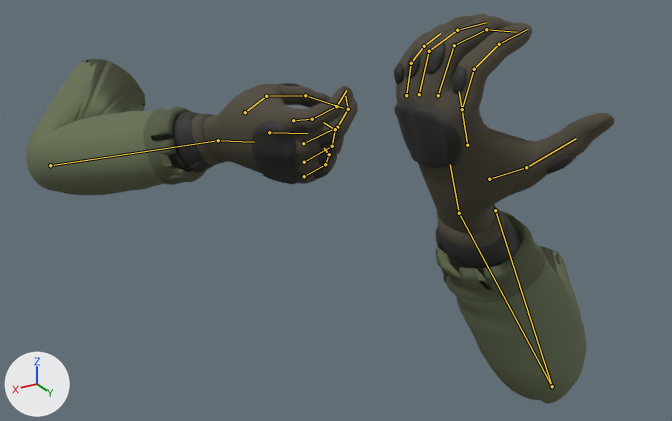
Renders of the glTF model assets/models/arms/arms.glb from each side of a commit.
Rendered twice from a 50 mm camera at (0.53, 0.932, 0.026) aimed at (0.094, 0.204, -0.338). Lighting does not change. The marker at lower left points along +X, +Y and +Z. The first picture is the older version. Both versions are drawn at frame 0 of the action 'aeg_Hold'; the numbers are the values there. The bones that change, and the others that lie on the model, are drawn over the model as lines.

The first picture shows 'Arm_L', 'Arm_R'.
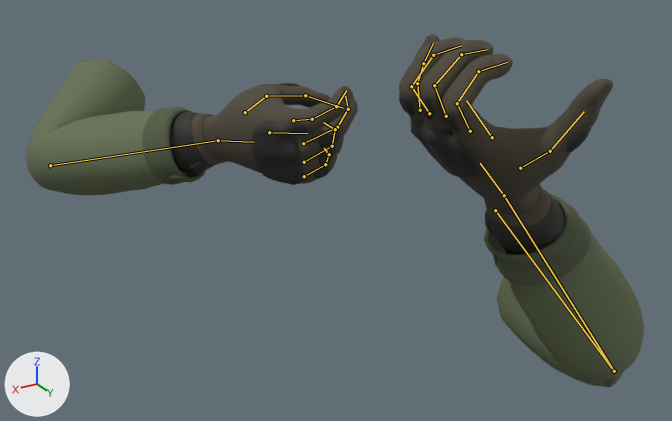
What differs and where, as boxes (x1, y1, x2, y2) in the pictures (672 x 421 px):
'Arm_L', posed (11% wider, 9% shorter): before (394, 14, 614, 404); after (399, 34, 644, 387)
'Arm_R', posed: (26, 59, 358, 195) in both
bone 'UpperArm_L', root to tip: before (495, 210) to (552, 386); after (495, 210) to (614, 371)
bone 'Forearm_L', root to tip: before (552, 386) to (459, 213); after (614, 371) to (504, 195)
bone 'Hand_L', root to tip: before (459, 213) to (450, 164); after (504, 195) to (480, 163)
bone 'Index1_L', root to tip: before (462, 109) to (474, 69); after (470, 131) to (457, 103)
bone 'Index2_L', root to tip: before (474, 69) to (499, 44); after (457, 103) to (478, 71)
bone 'Index3_L', root to tip: before (499, 44) to (527, 29); after (478, 71) to (507, 62)
bone 'Middle1_L', root to tip: before (438, 95) to (454, 45); after (446, 116) to (434, 85)
bone 'Middle2_L', root to tip: before (454, 45) to (486, 29); after (434, 85) to (461, 54)
bone 'Middle3_L', root to tip: before (486, 29) to (516, 32); after (461, 54) to (487, 49)
bone 'Pinky1_L', root to tip: before (406, 95) to (411, 63); after (420, 110) to (417, 83)
bone 'Pinky2_L', root to tip: before (411, 63) to (424, 46); after (417, 83) to (423, 63)
bone 'Ring1_L', root to tip: before (419, 94) to (429, 51); after (429, 113) to (411, 86)
bone 'Ring2_L', root to tip: before (429, 51) to (457, 30); after (411, 86) to (433, 55)
bone 'Ring3_L', root to tip: before (457, 30) to (486, 22); after (433, 55) to (461, 45)
bone 'Thumb1_L', root to tip: before (489, 179) to (526, 167); after (520, 168) to (550, 151)
bone 'Thumb2_L', root to tip: before (526, 167) to (576, 138); after (550, 151) to (584, 111)

What the commit changed:
Bone 'UpperArm_L' (bone_upperarm_l) turns from (-36, -28, -74) to (-20, -17, -81) degrees about its own x, y and z.
Bone 'Forearm_L' (bone_forearm_l) turns from (-1, -144, -49) to (-13, -157, -48) degrees about its own x, y and z.
Bone 'Hand_L' (bone_hand_l) turns from (0, 0, 0) to (20, 3, -5) degrees about its own x, y and z.
Bone 'Index1_L' (bone_index1_l) turns from (-29, 0, 14) to (-1, 0, 8) degrees about its own x, y and z.
Bone 'Index2_L' (bone_index2_l) turns from (-30, 0, 0) to (-62, 0, 0) degrees about its own x, y and z.
Bone 'Index3_L' (bone_index3_l) turns from (-16, 0, 0) to (-43, 0, 0) degrees about its own x, y and z.
Bone 'Middle1_L' (bone_middle1_l) turns from (-36, 0, 0) to (-4, 0, -18) degrees about its own x, y and z.
Bone 'Middle2_L' (bone_middle2_l) turns from (-42, 0, 0) to (-70, 0, 0) degrees about its own x, y and z.
Bone 'Middle3_L' (bone_middle3_l) turns from (-28, 0, 0) to (-49, 0, 0) degrees about its own x, y and z.
Bone 'Pinky1_L' (bone_pinky1_l) turns from (-14, 1, -13) to (-14, 3, -25) degrees about its own x, y and z.
Bone 'Pinky2_L' (bone_pinky2_l) turns from (-29, 0, 0) to (-18, 0, 0) degrees about its own x, y and z.
Bone 'Ring1_L' (bone_ring1_l) turns from (-30, 0, -8) to (-1, 0, -16) degrees about its own x, y and z.
Bone 'Ring2_L' (bone_ring2_l) turns from (-36, 0, 0) to (-66, 0, 0) degrees about its own x, y and z.
Bone 'Ring3_L' (bone_ring3_l) turns from (-24, 0, 0) to (-46, 0, 0) degrees about its own x, y and z.
Bone 'Thumb1_L' (bone_thumb1_l) turns from (-20, -10, -12) to (-20, -12, -7) degrees about its own x, y and z.
Bone 'Thumb2_L' (bone_thumb2_l) turns from (0, 0, 0) to (-1, 0, 3) degrees about its own x, y and z.
